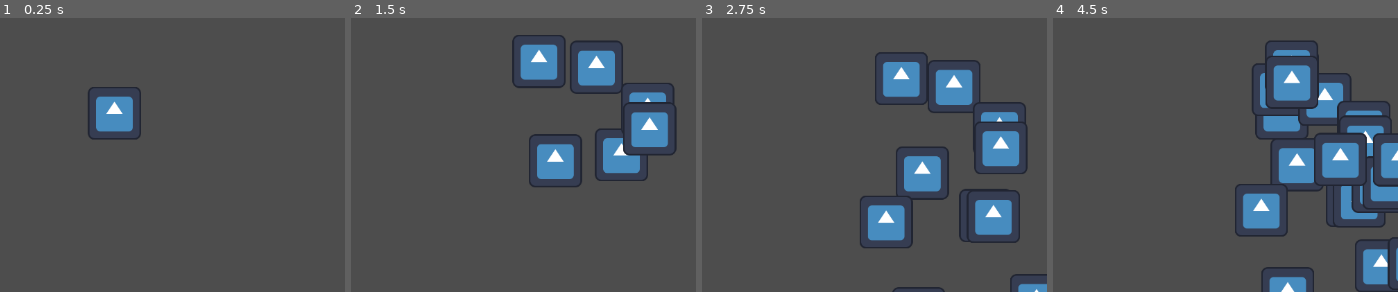
Above: before the commit, frames 1-4 (left to right).
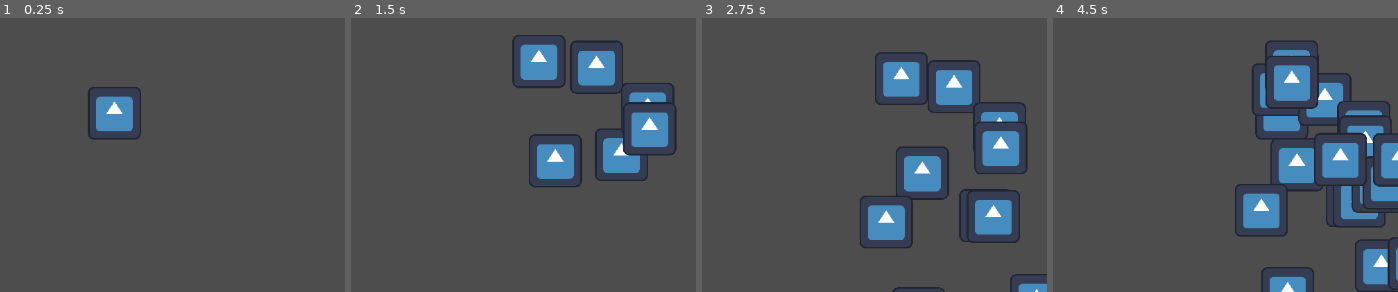
Above: after the commit, the same moments.

Repository: Demian-7/gamejam-septiembre
Game: Godot game, scene res://nodes/main.tscn
Two runs of this game, one before a commit and one after it. Both use one fixed random seed, a clock stepped at 60 frames per second and the inputs below. The engine's default icon, where the game draws it, is replaced by a stand-in: a white triangle on a blue panel in a dark square.
Inputs:
- Up to frame 1 (0.25 s): no input
- Up to frame 2 (1.5 s): tap Enter at 0.5 s; hold Right (ui_right) 0.53-1.28 s; hold F 0.53-1.28 s; tap R at 0.8, 1.35 s; hold Down (ui_down) from 1.28 s (still down)
- Up to frame 3 (2.75 s): tap F at 1.55 s; release Down (ui_down) at 2.03 s; hold Right (ui_right) from 2.03 s (still down); hold F from 2.03 s (still down); tap R at 2.3 s
- Up to frame 4 (4.5 s): release Right (ui_right) at 2.78 s; release F at 2.78 s; hold Up (ui_up) 2.78-3.53 s; tap R at 2.85, 3.8, 4.35 s; tap F at 3.05 s; hold F 3.53-4.28 s; hold Left (ui_left) from 3.53 s (still down)

The runs differ from the first frame. In frame 1, less than 0.1% of the frame differs, in the area x 28-38%, y 30-42%; in frame 2, 0.1%; in frame 3, 0.3%; in frame 4, 0.4%, in the area x 55-100%, y 11-100%.

Commit message:
Player Movement and Bullet Scene
Added player movement, shooting and reloading in the player script
Added Bullet scene

Diff:
--- /dev/null
+++ b/nodes/bullet.gd
@@ -0,0 +1,26 @@
+class_name Bullet
+extends Node2D
+
+@export var speed: float = 1500
+@export var max_range: float = 1000
+
+var traveled_distance: float = 0
+var direction := Vector2.RIGHT
+
+
+
+# Called every frame. 'delta' is the elapsed time since the previous frame.
+func _process(delta: float) -> void:
+	position += direction * speed * delta
+
+	traveled_distance += speed * delta
+	if traveled_distance > max_range:
+		queue_free()
+
+	pass
+
+
+func _on_collision_area_entered(area: Area2D) -> void:
+	if area.is_in_group("Enemy"):
+		queue_free()
+	pass # Replace with function body.
--- /dev/null
+++ b/nodes/bullet.tscn
@@ -0,0 +1,24 @@
+[gd_scene load_steps=4 format=3 uid="uid://cmea7ecjvlh7x"]
+
+[ext_resource type="Texture2D" uid="uid://c7isk0mbsceyo" path="res://sprites/bullet_v.png" id="1_vhbty"]
+[ext_resource type="Script" path="res://nodes/bullet.gd" id="1_xtsf8"]
+
+[sub_resource type="CapsuleShape2D" id="CapsuleShape2D_dqq1r"]
+radius = 8.0
+height = 36.0
+
+[node name="Bullet" type="Node2D"]
+script = ExtResource("1_xtsf8")
+
+[node name="Sprite2D" type="Sprite2D" parent="."]
+rotation = 1.5708
+scale = Vector2(2, 2)
+texture = ExtResource("1_vhbty")
+
+[node name="Collision" type="Area2D" parent="."]
+
+[node name="CollisionShape2D" type="CollisionShape2D" parent="Collision"]
+rotation = 1.5708
+shape = SubResource("CapsuleShape2D_dqq1r")
+
+[connection signal="area_entered" from="Collision" to="." method="_on_collision_area_entered"]
--- a/nodes/player.tscn
+++ b/nodes/player.tscn
@@ -1,7 +1,9 @@
-[gd_scene load_steps=3 format=3 uid="uid://b2mam68og2151"]
+[gd_scene load_steps=4 format=3 uid="uid://b2mam68og2151"]
 
 [ext_resource type="Script" path="res://scripts/player/player.gd" id="1_m7of8"]
 [ext_resource type="Texture2D" uid="uid://d2h2xqca1w32v" path="res://icon.svg" id="2_xjj7q"]
+
+[sub_resource type="RectangleShape2D" id="RectangleShape2D_wqmh0"]
 
 [node name="Player" type="CharacterBody2D" groups=["Player"]]
 script = ExtResource("1_m7of8")
@@ -11,3 +13,5 @@
 texture = ExtResource("2_xjj7q")
 
 [node name="CollisionShape2D" type="CollisionShape2D" parent="."]
+scale = Vector2(6, 6)
+shape = SubResource("RectangleShape2D_wqmh0")
--- a/project.godot
+++ b/project.godot
@@ -22,3 +22,7 @@
 [global_group]
 
 Player=""
+
+[rendering]
+
+textures/canvas_textures/default_texture_filter=0
--- a/scripts/player/player.gd
+++ b/scripts/player/player.gd
@@ -2,7 +2,23 @@
 extends CharacterBody2D
 
 @export var speed : float = 500
+
 var target_direction := Vector2.ZERO
+var cooldown_timer: Timer
+var reload_timer: Timer
+var bullet := preload("res://nodes/bullet.tscn")
+var can_shoot := true
+var max_ammo := 4
+var current_ammo := 4
+
+func _ready() -> void:
+	#Timer para el cooldown del disparo
+	cooldown_timer = Timer.new()
+	cooldown_timer.wait_time = 1
+	add_child(cooldown_timer)
+
+
+
 
 
 func _physics_process(delta: float) -> void:
@@ -18,5 +34,35 @@
 
 
 	velocity = target_direction * speed
+	move_and_slide()
 
-	move_and_slide()
+	#Disparar
+	if Input.is_key_pressed(KEY_F):
+		if current_ammo >=1 && can_shoot:
+			shoot()
+
+	#Recargar
+	if Input.is_key_pressed(KEY_R):
+		if current_ammo <4:
+			reload()
+
+	# Creacion de las balas y manejo del cooldown
+func shoot() -> void:
+
+	var bullet_instance:= bullet.instantiate() as Bullet
+	bullet_instance.position = global_position
+	bullet_instance.direction = target_direction
+
+	get_parent().add_child(bullet_instance)
+
+	current_ammo -= 1
+	can_shoot = false
+	cooldown_timer.start()
+
+
+func on_timer_timeout() -> void:
+	can_shoot = true
+
+
+func reload() -> void:
+	current_ammo = max_ammo
Binary file added: sprites/bullet_v.png
Not shown, added: sprites/bullet_v.png.import
